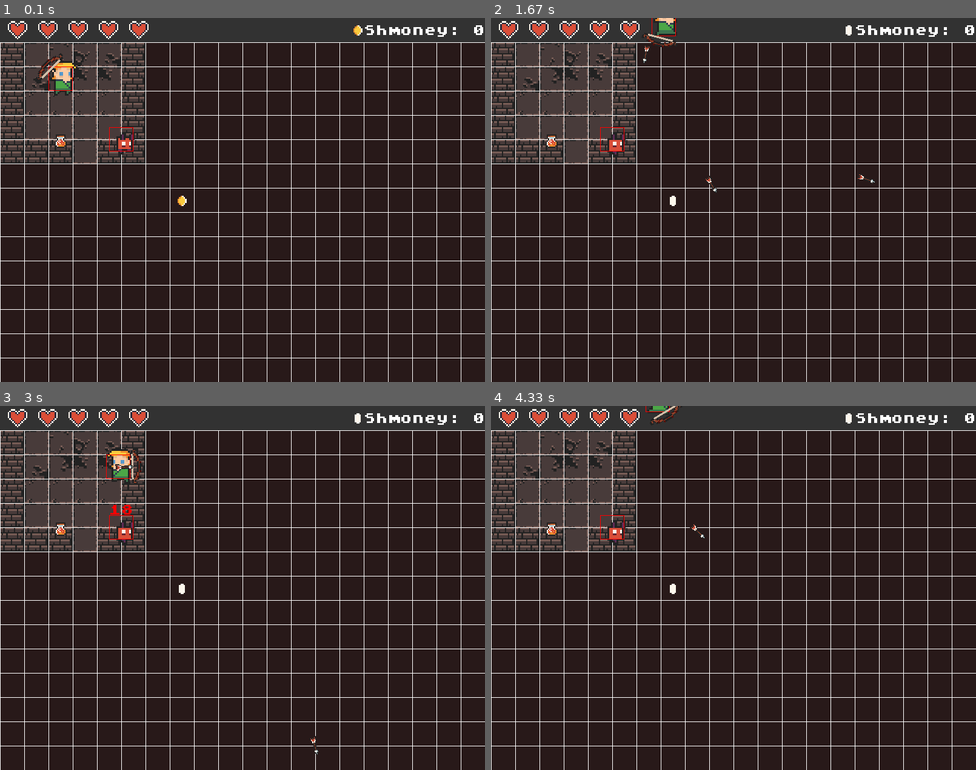
Above: before the commit, frames 1-4 (two rows, left to right).
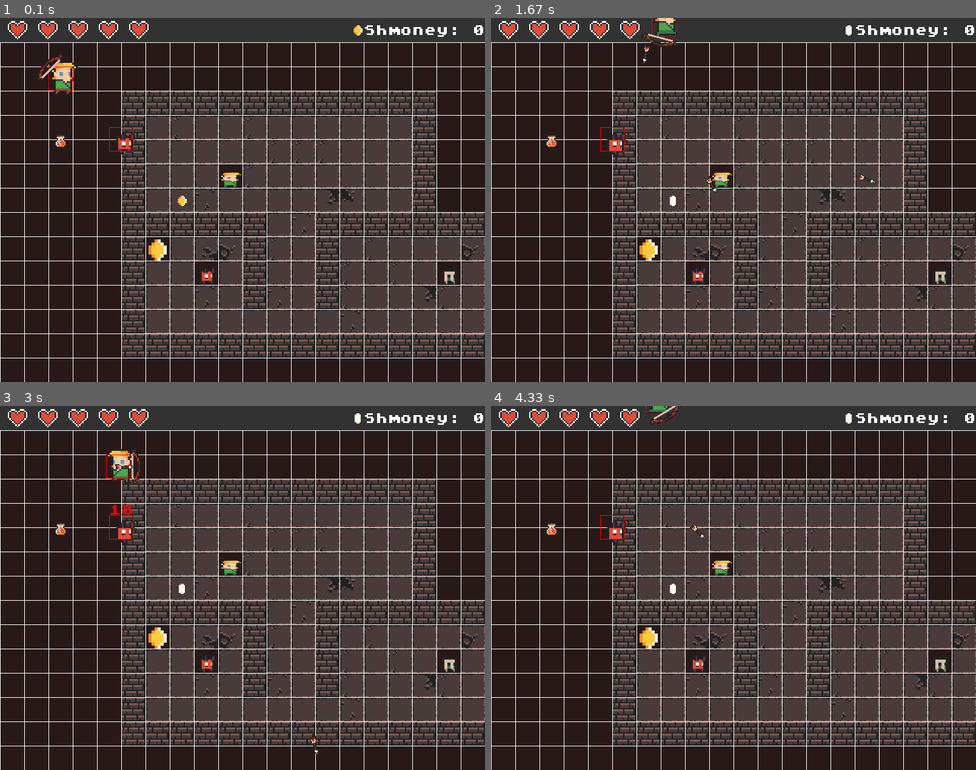
Above: after the commit, the same moments.

Repository: Zakariaelfettahi/Pygame
Game: pygame game, started from main.py
Two runs of this game, one before a commit and one after it. Both use one fixed random seed, a clock stepped at 60 frames per second and the inputs below.
Inputs (mouse positions are in pixels of both pictures, inside the frame that each line leads up to):
- Up to frame 1 (0.1 s): no input
- Up to frame 2 (1.67 s): click (733, 200) at 0.38 s; hold D 0.67-1.13 s; click (888, 189) at 0.75 s; hold W 1.17-1.47 s; click (733, 221) at 1.25 s; hold D from 1.5 s (still down); click (617, 203) at 1.58 s
- Up to frame 3 (3 s): release D at 1.97 s; hold A 2-2.53 s; click (291, 668) at 2.08 s; hold S 2.57-2.87 s; click (92, 675) at 2.65 s; hold A from 2.9 s (still down); click (315, 460) at 2.98 s
- Up to frame 4 (4.33 s): release A at 3.3 s; hold W 3.33-3.7 s; click (912, 715) at 3.42 s; hold D from 3.73 s (still down); click (791, 620) at 3.82 s

The runs differ from the first frame. In frame 1, 44% of the frame differs, in the area x 0-100%, y 6-93%; in frame 2, 44%; in frame 3, 44%; in frame 4, 45%.

Commit message:
Added map

Diff:
--- a/constants.py
+++ b/constants.py
@@ -1,3 +1,5 @@
+import csv
+
 FPS = 60
 SCALER = 3
 SCREEN_WIDTH = 800
@@ -11,14 +13,23 @@
 TOP_PANNEL = (50,50,50)
 TILE_SIZE = 16 * ITEM_SCALER #fixeed this
 TILE_RANGE = 18
-MAP = [
-[7, 7, 7, 7, 7, 7],
-[7, 0, 1, 2, 3, 7],
-[7, 3, 4, 5, 5, 7],
-[7, 6, 6, 6, 6, 7],
-[7, 0, 0, 0, 0, 7],
-[7, 7, 7, 0, 7, 7],
-]
+ROWS = 150
+COLS = 150
+LEVEL = 1
+
+MAP = []
+for row in range(ROWS):
+    r = [-1] * COLS
+    MAP.append(r)
+
+with open(f"levels/level{LEVEL}_data.csv", newline='') as csvfile:
+    reader = csv.reader(csvfile, delimiter=',')
+    for x, row in enumerate(reader):
+        for y, tile in enumerate(row):
+            MAP[x][y] = int(tile)
+
+
+
 
 
 RED = (255,0,0)
--- a/main.py
+++ b/main.py
@@ -12,6 +12,9 @@
 
 #create a clock
 clock = pygame.time.Clock()
+
+#define level variable
+level = constants.LEVEL
 
 #define movement variables
 move_left = False
Not shown, changed: .DS_Store
